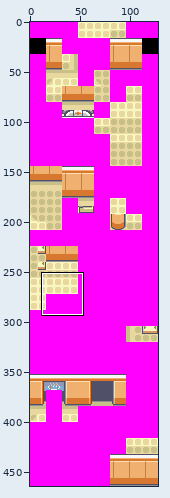
A sprite sheet gets an edit: raw_tilesets/secondary/decompiled_pokemon_center/bottom.png. The first picture is a wide view before the edit; the outline marks the close-up.
Close-up. Before:
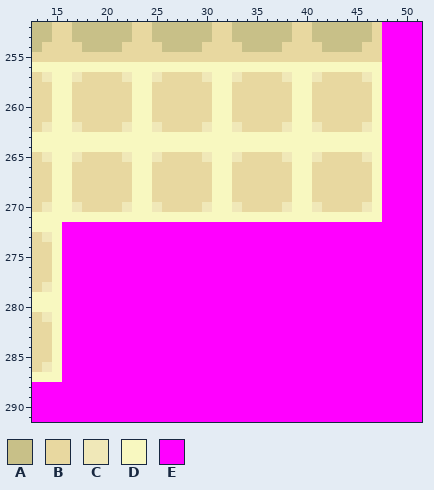
The file is 128x464 pixels. Shown: x 13..51, y 252..291.
Palette (. is transparent): A #c8c088  B #e8d8a0  C #f0e8b8  D #f8f8c0  E #ff00ff
Pixels before, first column x 13:
252 AABBAAAAAABBAAAAAABBAAAAAABBAAAAAABEEEE
253 AABBAAAAAABBAAAAAABBAAAAAABBAAAAAABEEEE
254 ABBBBAAAABBBBAAAABBBBAAAABBBBAAAABBEEEE
255 BBBBBBBBBBBBBBBBBBBBBBBBBBBBBBBBBBBEEEE
256 DDDDDDDDDDDDDDDDDDDDDDDDDDDDDDDDDDDEEEE
257 BCDDCBBBBCDDCBBBBCDDCBBBBCDDCBBBBCDEEEE
258 BBDDBBBBBBDDBBBBBBDDBBBBBBDDBBBBBBDEEEE
259 BBDDBBBBBBDDBBBBBBDDBBBBBBDDBBBBBBDEEEE
260 BBDDBBBBBBDDBBBBBBDDBBBBBBDDBBBBBBDEEEE
261 BBDDBBBBBBDDBBBBBBDDBBBBBBDDBBBBBBDEEEE
262 BCDDCBBBBCDDCBBBBCDDCBBBBCDDCBBBBCDEEEE
263 DDDDDDDDDDDDDDDDDDDDDDDDDDDDDDDDDDDEEEE
264 DDDDDDDDDDDDDDDDDDDDDDDDDDDDDDDDDDDEEEE
265 BCDDCBBBBCDDCBBBBCDDCBBBBCDDCBBBBCDEEEE
266 BBDDBBBBBBDDBBBBBBDDBBBBBBDDBBBBBBDEEEE
267 BBDDBBBBBBDDBBBBBBDDBBBBBBDDBBBBBBDEEEE
268 BBDDBBBBBBDDBBBBBBDDBBBBBBDDBBBBBBDEEEE
269 BBDDBBBBBBDDBBBBBBDDBBBBBBDDBBBBBBDEEEE
270 BCDDCBBBBCDDCBBBBCDDCBBBBCDDCBBBBCDEEEE
271 DDDDDDDDDDDDDDDDDDDDDDDDDDDDDDDDDDDEEEE
272 DDDEEEEEEEEEEEEEEEEEEEEEEEEEEEEEEEEEEEE
273 BCDEEEEEEEEEEEEEEEEEEEEEEEEEEEEEEEEEEEE
274 BBDEEEEEEEEEEEEEEEEEEEEEEEEEEEEEEEEEEEE
275 BBDEEEEEEEEEEEEEEEEEEEEEEEEEEEEEEEEEEEE
276 BBDEEEEEEEEEEEEEEEEEEEEEEEEEEEEEEEEEEEE
277 BBDEEEEEEEEEEEEEEEEEEEEEEEEEEEEEEEEEEEE
278 BCDEEEEEEEEEEEEEEEEEEEEEEEEEEEEEEEEEEEE
279 DDDEEEEEEEEEEEEEEEEEEEEEEEEEEEEEEEEEEEE
280 DDDEEEEEEEEEEEEEEEEEEEEEEEEEEEEEEEEEEEE
281 BCDEEEEEEEEEEEEEEEEEEEEEEEEEEEEEEEEEEEE
282 BBDEEEEEEEEEEEEEEEEEEEEEEEEEEEEEEEEEEEE
283 BBDEEEEEEEEEEEEEEEEEEEEEEEEEEEEEEEEEEEE
284 BBDEEEEEEEEEEEEEEEEEEEEEEEEEEEEEEEEEEEE
285 BBDEEEEEEEEEEEEEEEEEEEEEEEEEEEEEEEEEEEE
286 BCDEEEEEEEEEEEEEEEEEEEEEEEEEEEEEEEEEEEE
287 DDDEEEEEEEEEEEEEEEEEEEEEEEEEEEEEEEEEEEE
288 EEEEEEEEEEEEEEEEEEEEEEEEEEEEEEEEEEEEEEE
289 EEEEEEEEEEEEEEEEEEEEEEEEEEEEEEEEEEEEEEE
290 EEEEEEEEEEEEEEEEEEEEEEEEEEEEEEEEEEEEEEE
291 EEEEEEEEEEEEEEEEEEEEEEEEEEEEEEEEEEEEEEE
The result:
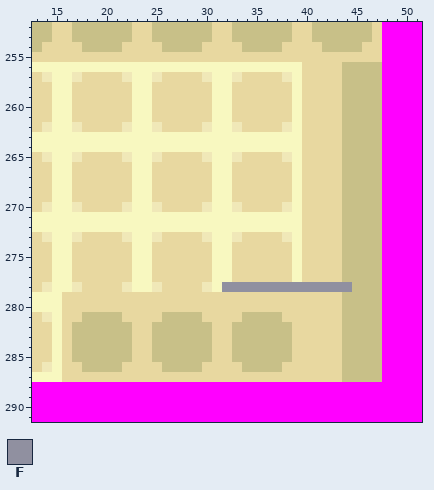
Colours new in this view: F #9090a0
The edit:
Changed rows in their new state; - is an unchanged pixel.
first column x 16:
256 ------------------------BBBBAAAA
257 ------------------------BB--AAAA
258 ------------------------B---AAAA
259 ------------------------B---AAAA
260 ------------------------B---AAAA
261 ------------------------B---AAAA
262 ------------------------BB--AAAA
263 ------------------------BBBBAAAA
264 ------------------------BBBBAAAA
265 ------------------------BB--AAAA
266 ------------------------B---AAAA
267 ------------------------B---AAAA
268 ------------------------B---AAAA
269 ------------------------B---AAAA
270 ------------------------BB--AAAA
271 ------------------------BBBBAAAA
272 DDDDDDDDDDDDDDDDDDDDDDDDBBBBAAAA
273 DCBBBBCDDCBBBBCDDCBBBBCDBBBBAAAA
274 DBBBBBBDDBBBBBBDDBBBBBBDBBBBAAAA
275 DBBBBBBDDBBBBBBDDBBBBBBDBBBBAAAA
276 DBBBBBBDDBBBBBBDDBBBBBBDBBBBAAAA
277 DBBBBBBDDBBBBBBDDBBBBBBDBBBBAAAA
278 DCBBBBCDDCBBBBCDFFFFFFFFFFFFFAAA
279 BBBBBBBBBBBBBBBBBBBBBBBBBBBBAAAA
280 BBBBBBBBBBBBBBBBBBBBBBBBBBBBAAAA
281 BBAAAABBBBAAAABBBBAAAABBBBBBAAAA
282 BAAAAAABBAAAAAABBAAAAAABBBBBAAAA
283 BAAAAAABBAAAAAABBAAAAAABBBBBAAAA
284 BAAAAAABBAAAAAABBAAAAAABBBBBAAAA
285 BAAAAAABBAAAAAABBAAAAAABBBBBAAAA
286 BBAAAABBBBAAAABBBBAAAABBBBBBAAAA
287 BBBBBBBBBBBBBBBBBBBBBBBBBBBBAAAA
Boxes around the changes in both close-ups, in picture pixels (x1, y1, x2, y2):
changed: (62, 62, 382, 382)
